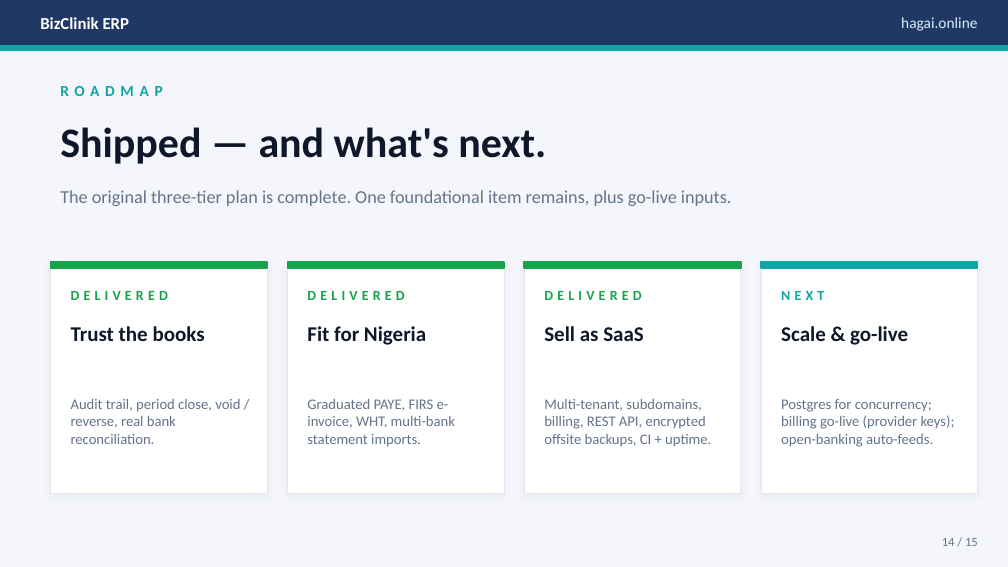
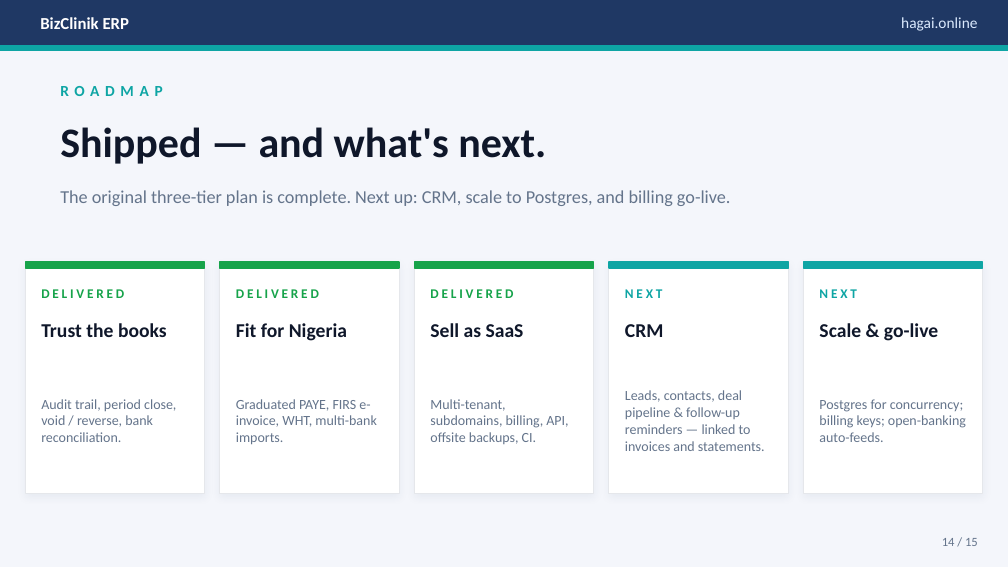
Before and after one commit to Habayode/bizclinik-erp, a slide deck: slide 14 of BizClinik_ERP_Explainer_2026-06-05.pptx. Drawn at 1008x567 pixels with LibreOffice and Linux fonts; fonts in the diff are those of the drawing. Boxes give left, top, right and bottom in pixels: in the first picture for what was removed or moved away, otherwise in the second. Text is boxed around its words. In the diff, an @@ line names an element or a change of style, - is before the commit and + after.

```diff
--- a/BizClinik_ERP_Explainer_2026-06-05.pptx
+++ b/BizClinik_ERP_Explainer_2026-06-05.pptx
@@ text at box(60, 190, 731, 206): text changed @@
-The original three-tier plan is complete. One foundational item remains, plus go-live inputs.
+The original three-tier plan is complete. Next up: CRM, scale to Postgres, and billing go-live.
@@ rectangle: place and size @@
-rectangle at box(50, 262, 267, 494)
+rectangle at box(25, 262, 205, 494)
@@ rectangle: place and size @@
-rectangle at box(50, 262, 267, 268)
+rectangle at box(25, 262, 205, 268)
@@ rectangle: place and size @@
-rectangle at box(287, 262, 504, 494)
+rectangle at box(220, 262, 399, 494)
@@ rectangle: place and size @@
-rectangle at box(287, 262, 504, 268)
+rectangle at box(220, 262, 399, 268)
@@ rectangle: place and size @@
-rectangle at box(524, 262, 741, 494)
+rectangle at box(414, 262, 594, 494)
@@ rectangle: place and size @@
-rectangle at box(524, 262, 741, 268)
+rectangle at box(414, 262, 594, 268)
@@ rectangle: place and size @@
-rectangle at box(761, 262, 978, 494)
+rectangle at box(609, 262, 788, 494)
@@ rectangle: place and size @@
-rectangle at box(761, 262, 978, 268)
+rectangle at box(609, 262, 788, 268)
@@ rectangle added at box(803, 262, 983, 494), fill #FFFFFF, outline #E5E7EB 0.5 pt @@
@@ rectangle added at box(803, 262, 983, 268), fill #0EA5A4, outline #0EA5A4 1 pt @@
@@ text "DELIVERED": place and size @@
-text "DELIVERED" at box(71, 291, 168, 300)
+text "DELIVERED" at box(41, 289, 124, 298)
@@ text "DELIVERED": place and size @@
-text "DELIVERED" at box(307, 291, 404, 300)
+text "DELIVERED" at box(236, 289, 319, 298)
@@ text "DELIVERED": place and size @@
-text "DELIVERED" at box(544, 291, 641, 300)
+text "DELIVERED" at box(430, 289, 513, 298)
@@ size 10 to 9.5 pt, letter spacing 3 to 2 pt in 4 elements at box(41, 289, 124, 298), box(236, 289, 319, 298), box(430, 289, 513, 298), box(625, 289, 662, 298) @@
@@ text "NEXT": place and size @@
-text "NEXT" at box(781, 291, 824, 300)
+text "NEXT" at box(625, 289, 662, 298)
@@ text added at box(819, 289, 856, 298), 9.5 pt, text #0EA5A4, bold @@
+NEXT
@@ text "Trust the books": place and size @@
-text "Trust the books" at box(71, 326, 205, 341)
+text "Trust the books" at box(41, 323, 167, 337)
@@ text "Fit for Nigeria": place and size @@
-text "Fit for Nigeria" at box(307, 326, 426, 345)
+text "Fit for Nigeria" at box(236, 323, 347, 341)
@@ text "Sell as SaaS": place and size @@
-text "Sell as SaaS" at box(544, 326, 644, 341)
+text "Sell as SaaS" at box(430, 323, 524, 337)
@@ text added at box(625, 324, 664, 337), 14 pt, text #0F172A, bold @@
+CRM
@@ size 15 to 14 pt in 4 elements at box(41, 323, 167, 337), box(236, 323, 347, 341), box(430, 323, 524, 337), box(819, 323, 938, 341) @@
@@ text "Scale & go-live": place and size @@
-text "Scale & go-live" at box(781, 326, 908, 345)
+text "Scale & go-live" at box(819, 323, 938, 341)
@@ text at box(41, 399, 176, 442): text changed; size 10.5 to 10 pt @@
-Audit trail, period close, void / reverse, real bank reconciliation.
+Audit trail, period close, void / reverse, bank reconciliation.
@@ text at box(236, 399, 376, 444): text changed; size 10.5 to 10 pt @@
-Graduated PAYE, FIRS e-invoice, WHT, multi-bank statement imports.
+Graduated PAYE, FIRS e-invoice, WHT, multi-bank imports.
@@ text at box(430, 399, 568, 444): text changed; size 10.5 to 10 pt @@
-Multi-tenant, subdomains, billing, REST API, encrypted offsite backups, CI + uptime.
+Multi-tenant, subdomains, billing, API, offsite backups, CI.
@@ text added at box(625, 390, 765, 451), 10 pt, text #64748B @@
+Leads, contacts, deal pipeline & follow-up reminders — linked to invoices and statements.
@@ text at box(819, 399, 966, 442): text changed; size 10.5 to 10 pt @@
-Postgres for concurrency; billing go-live (provider keys); open-banking auto-feeds.
+Postgres for concurrency; billing keys; open-banking auto-feeds.
```
Also in this commit, not shown: 1 other file.
